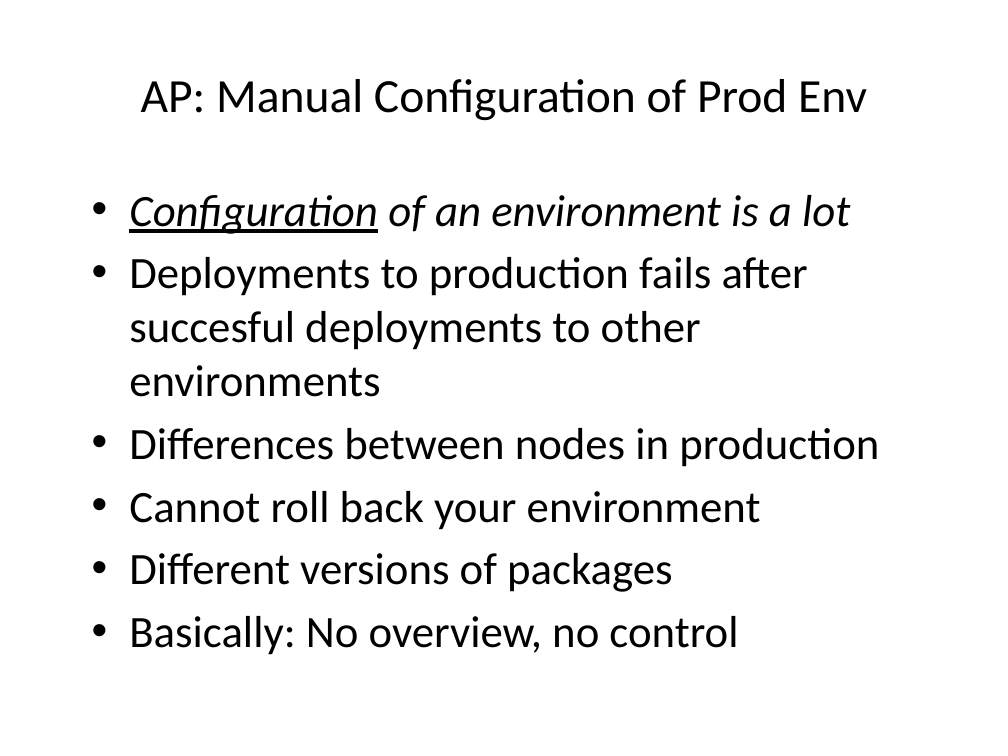
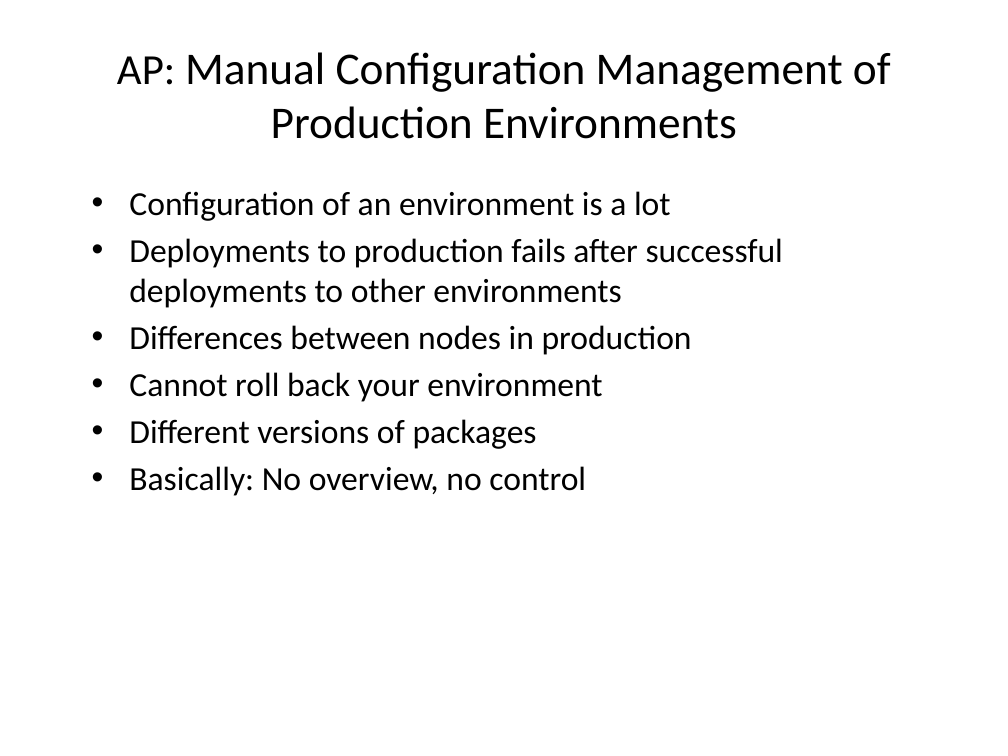
Before and after one commit to tanyas23/CD, a slide deck: slide 7 of CD.pptx (slide 6 before the commit). Drawn at 1008x756 pixels with LibreOffice and Linux fonts; fonts in the diff are those of the drawing. Boxes give left, top, right and bottom in pixels: in the first picture for what was removed or moved away, otherwise in the second. Text is boxed around its words. In the diff, an @@ line names an element or a change of style, - is before the commit and + after.

```diff
--- a/CD.pptx
+++ b/CD.pptx
@@ title at [117,52,891,139]: text changed; size 34 to 32.4 pt @@
-AP: Manual Configuration of Prod Env
+AP: Manual Configuration Management of Production Environments
@@ text at [129,191,692,496]: size 32 to 24 pt in "Configuration of an environment is a lot", "Differences between nodes in production", "Cannot roll back your environment", "Different versions of packages" and 1 more places; italic off in "Configuration of an environment is a lot"; underline off in "Configuration"; less space between paragraphs @@
@@ text at [129,238,783,308]: text changed; size 32 to 24 pt @@
-• Deployments to production fails after succesful deployments to other environments
+• Deployments to production fails after successful deployments to other environments
```
Also in this commit, not shown: 15 other slides changed, 5 slides added, 4 slides removed.
